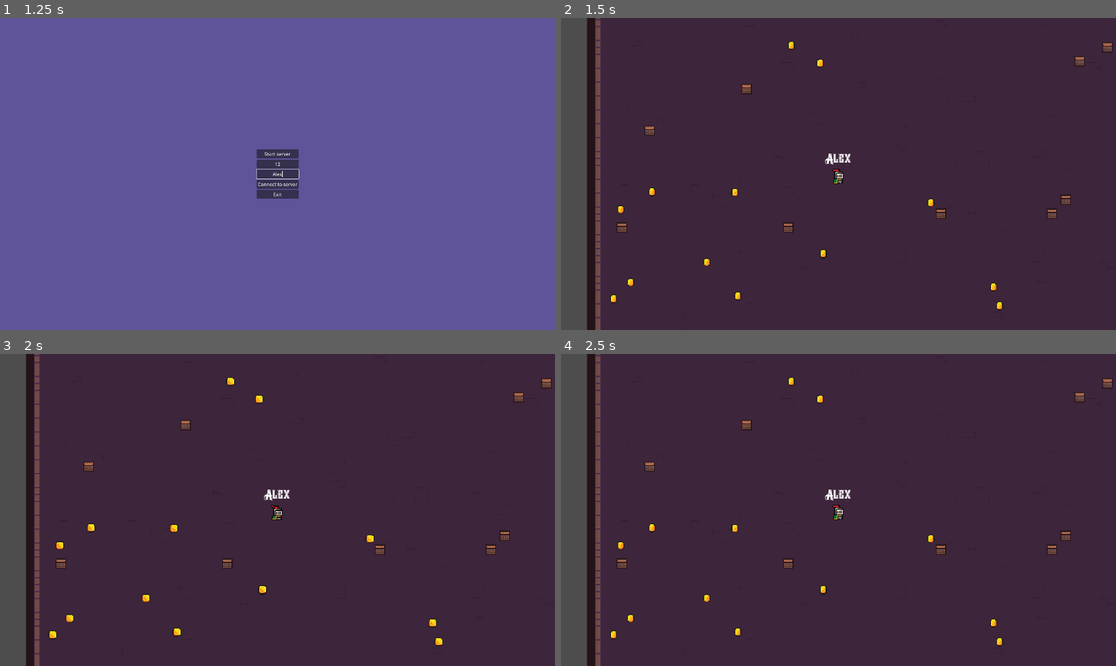
Above: before the commit, frames 1-4 (two rows, left to right).
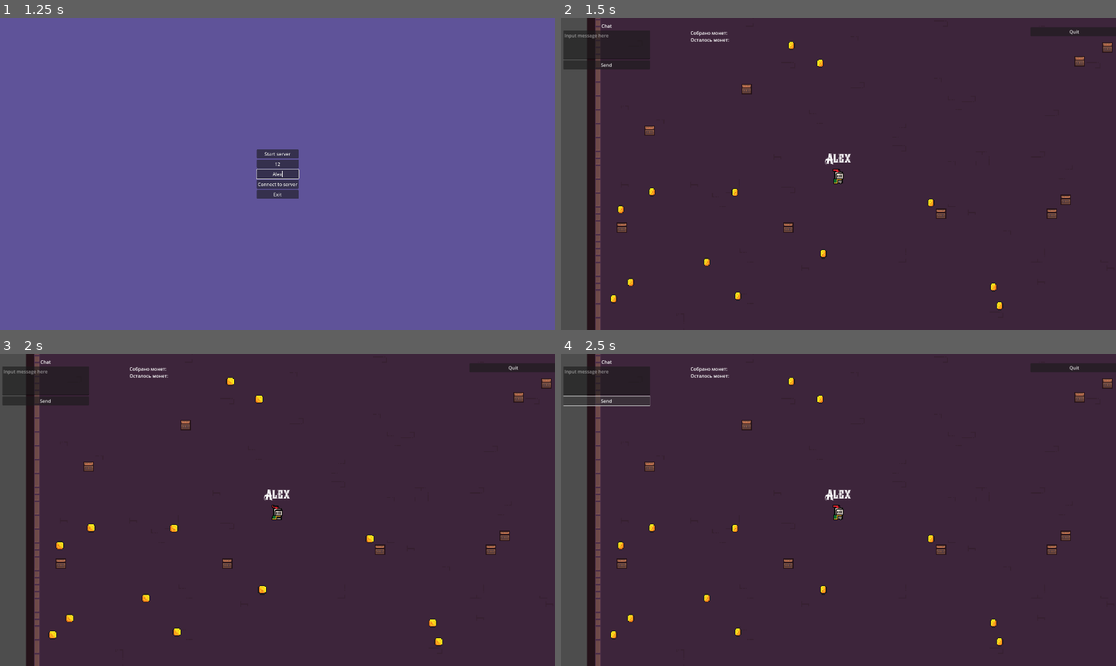
Above: after the commit, the same moments.

Repository: alnikyur/net_sandbox
Game: Godot game, scene res://scenes/ui/main_ui.tscn
The game is run twice, just before and just after one commit, with the same random seed, the same clock (stepped at 60 frames per second) and the same inputs. Sound files missing from this copy of the repository are replaced by a short silence.
Inputs (mouse positions are in pixels of both pictures, inside the frame that each line leads up to):
- Up to frame 1 (1.25 s): click (277, 164) at 0.52 s; type "12" at 0.6 s; click (277, 174) at 0.75 s; type "Alex" at 0.83 s
- Up to frame 2 (1.5 s): click "Start server" at 1.25 s
- Up to frame 3 (2 s): no input
- Up to frame 4 (2.5 s): click (605, 400) at 2 s, where only the run after the commit has a clickable "Send"

Frame 1 is identical in both runs. In frame 2, 0.8% of the frame differs, in the area x 0-94%, y 2-17%; in frame 3, 0.8%; in frame 4, 0.8%.

Commit message:
Feature/coins sync (#2)
Fix coin sync
Add coins counters for each player

Diff:
--- a/scenes/items/coin.gd
+++ b/scenes/items/coin.gd
@@ -5,7 +5,8 @@
 
 var collected: bool = false
 
-signal coin_picked(amount: int)
+signal coin_picked(amount: int, player_id: int, coin_node: NodePath)
+
 
 
 # Called when the node enters the scene tree for the first time.
@@ -20,16 +21,19 @@
 
 func _on_body_entered(body):
 	if body.is_in_group("Player") and not collected:
-		collected = true # Устанавливаем флаг, чтобы предотвратить повторный сбор
-		emit_signal("coin_picked", 1) # Отправляем сигнал
+		collected = true
+		coin_picked.emit(1, body.get_multiplayer_authority(), get_path())
+
+		# Запускаем звук
 		coin_pickup_sound.play()
 
-		# Отключаем коллизию, чтобы игрок не мог снова взаимодействовать
+		# Отключаем коллизии, чтобы игрок не мог снова взаимодействовать
 		set_deferred("monitoring", false)
 		set_deferred("monitorable", false)
 
+		# Скрываем монету, но не удаляем сразу
 		animated_sprite_2d.visible = false
 
-		# Ожидаем завершения звука, но не даём повторно подбирать монету
+		# Ждем завершения звука перед удалением
 		await coin_pickup_sound.finished
 		queue_free()
--- a/scenes/lobby/lobby.gd
+++ b/scenes/lobby/lobby.gd
@@ -3,16 +3,20 @@
 @export var coin_scene: PackedScene
 @export var num_coins: int = 100 # Количество монеток
 @export var field_size: Vector2 = Vector2(1800, 1000) # Размер поля
+
 
 @export var player_scene: PackedScene # Сцена игрока
 @onready var players = {} # Хранит игроков (id → узел игрока)
 @onready var audio_player = $AudioPlayer
 @onready var coin_label = $CanvasLayer/CoinLabel
 @onready var coin_last = $CanvasLayer/CoinLast
-
-
+@onready var player_scores = {}
+@onready var exit_game = $CanvasLayer/ExitGame
+
+var local_coins_collected: int = 0
 var current_index = randf()
 var coins_collected: int = 0
+var server_id = 1
 
 var audio_files = [
 	preload("res://assets/sounds/bit-beats-1-168243.mp3"),
@@ -21,6 +25,8 @@
 ]
 
 func _ready():
+	chat_ui.message_sent.connect(_on_message_sent)
+	print("coin_label:", coin_label, "coin_last:", coin_last)
 	multiplayer.connect("peer_connected", Callable(self, "_on_player_connected"))
 	multiplayer.connect("peer_disconnected", Callable(self, "_on_player_disconnected"))
 	setup_network()
@@ -57,6 +63,7 @@
 	if multiplayer.is_server():
 		print("Игрок подключён с ID:", id)
 		spawn_player(id) # Сначала создаём игрока на сервере
+		player_scores[id] = 0
 
 		# Рассылаем всем остальным клиентам информацию о новом игроке
 		for peer_id in multiplayer.get_peers():
@@ -71,7 +78,20 @@
 			await get_tree().process_frame # Ждём следующий кадр
 			rpc_id(id, "register_player_name", existing_id, players[existing_id].player_name)
 
-
+		# Отправляем все монеты новому игроку
+		for coin in coins:
+			rpc_id(id, "spawn_coin", coin.position)
+
+		# Отправляем текущие счета всем игрокам
+		for peer_id in multiplayer.get_peers():
+			rpc_id(peer_id, "update_player_score", id, player_scores[id])
+
+		# Отправляем новому игроку текущее состояние всех счетов
+		for existing_id in player_scores.keys():
+			rpc_id(id, "update_player_score", existing_id, player_scores[existing_id])
+
+		# Отправляем новому игроку количество оставшихся монет
+		rpc_id(id, "update_coin_count", num_coins)
 
 func _on_player_disconnected(id):
 	print("Игрок отключился с ID: ", id)
@@ -104,9 +124,6 @@
 		else:
 			print("Ошибка: Узел Camera2D не найден или имеет неверный тип")
 
-
-
-
 @rpc("any_peer")
 func register_player_name(id, name):
 	if not players.has(id):
@@ -120,7 +137,6 @@
 		Global.player_name = name
 		print("Локальный игрок обновил своё имя на:", name)
 
-
 func play_next():
 	if current_index < audio_files.size():
 		audio_player.stream = audio_files[current_index] # Устанавливаем следующий аудиофайл
@@ -140,7 +156,6 @@
 	if multiplayer.is_server():
 		# Отправляем клиенту текущий трек и позицию воспроизведения
 		rpc_id(multiplayer.get_remote_sender_id(), "start_music", current_index - 1, audio_player.get_playback_position())
-
 
 func _on_audio_player_finished():
 	play_next()
@@ -152,29 +167,181 @@
 		audio_player.play(playback_position) # Запускаем с указанного момента
 		print("Музыка синхронизирована: Трек", track_index, "Время:", playback_position)
 
+var coins = []
 
 func scatter_coins():
+	if not multiplayer.is_server():
+		return  # Монеты создаются только на сервере
+
 	for i in range(num_coins):
-		# Создаём инстанс монетки
 		var coin = coin_scene.instantiate()
-
-		# Генерируем случайные координаты в пределах поля
 		var random_x = randf() * field_size.x
 		var random_y = randf() * field_size.y
 		coin.position = Vector2(random_x, random_y)
 
+		# 📌 Передаем монету игроку при подборе
 		coin.connect("coin_picked", Callable(self, "_on_coin_picked"))
 
-		# Добавляем монетку в сцену
 		add_child(coin)
-		print("Монетка добавлена на позицию:", coin.position)
-
-func _on_coin_picked(amount: int):
-	coins_collected += amount
-	num_coins -= 1 # Уменьшаем количество оставшихся монет
-	update_coin_labels()
-	print("Монета собрана! Всего монет:", coins_collected, "Осталось:", num_coins)
+		coins.append(coin)
+
+		rpc("spawn_coin", coin.position)
+
+
+@rpc("authority", "reliable")
+func spawn_coin(position: Vector2):
+	if multiplayer.is_server():
+		return  # Сервер не создает монеты повторно
+
+	var coin = coin_scene.instantiate()
+	coin.position = position
+
+	coin.connect("coin_picked", Callable(self, "_on_coin_picked").bind(coin))
+	add_child(coin)
+	coins.append(coin)
+
+#@rpc("any_peer", "reliable")
+#func _on_coin_picked(amount: int, coin_node: NodePath, player_id: int):
+	#print("📩 _on_coin_picked вызвано! ID игрока:", player_id, " Локальный ID:", multiplayer.get_unique_id())
+#
+	## Если монету подобрал ЛОКАЛЬНЫЙ игрок, обновляем его UI
+	#if player_id == multiplayer.get_unique_id():
+		#print("✅ Локальный игрок подобрал монету, обновляем UI...")
+		#local_coins_collected += amount
+		#update_coin_labels()
+#
+	## Сервер обновляет общий счетчик монет и удаляет монету
+	#if multiplayer.is_server():
+		#num_coins -= 1
+		#print("🛠 Сервер уменьшает общее количество монет. Осталось:", num_coins)
+#
+		## Обновляем общий счетчик у всех игроков
+		#update_coin_labels()
+		#rpc("update_coin_count", num_coins)
+		#
+		## Удаляем монету у всех клиентов
+		#rpc("remove_coin", coin_node)
+#
+		## Удаляем монету на сервере
+		#var coin = get_node_or_null(coin_node)
+		#if coin:
+			#coins.erase(coin)
+			#coin.queue_free()
+
+@rpc("any_peer", "reliable")
+func _on_coin_picked(amount: int, player_id: int, coin_node: NodePath):
+	# Только сервер обрабатывает сбор монет
+	if not multiplayer.is_server():
+		return
+
+	print("📩 Монета подобрана! ID игрока:", player_id)
+
+	# Проверяем, есть ли запись для игрока, если нет - создаем
+	if not player_scores.has(player_id):
+		player_scores[player_id] = 0
+
+	# Обновляем счет игрока
+	player_scores[player_id] += amount
+	print("✅ Новый счет игрока", player_id, ":", player_scores[player_id])
+
+	# Уменьшаем общий счетчик монет
+	num_coins -= 1
+	print("🛠 Осталось монет:", num_coins)
+
+	# Обновляем всех клиентов
+	rpc("update_player_score", player_id, player_scores[player_id])
+	rpc("update_coin_count", num_coins)
+
+	# Обновляем UI на сервере
+	_update_local_ui()
+
+	# Удаляем монету у всех клиентов
+	rpc("remove_coin", coin_node)
+
+	# Удаляем монету на сервере
+	var coin = get_node_or_null(coin_node)
+	if coin:
+		coins.erase(coin)
+		coin.queue_free()
+
+@rpc("authority", "reliable")
+func remove_coin(coin_node: NodePath):
+	var coin = get_node_or_null(coin_node)
+	if coin:
+		coins.erase(coin)
+		coin.queue_free()
 
 func update_coin_labels():
-	coin_label.text = "Монеты: " + str(coins_collected)
-	coin_last.text = "Осталось монет: " + str(num_coins)
+	print("🔄 Обновление UI: Собрано монет:", local_coins_collected, "Осталось:", num_coins)
+	coin_label.text = "Собрано монет: " + str(local_coins_collected)  # У каждого игрока свой счет
+	coin_last.text = "Осталось монет: " + str(num_coins)  # Общий счетчик
+
+
+@rpc("authority", "reliable")
+func update_player_score(id: int, score: int):
+	if players.has(id):
+		player_scores[id] = score
+		print("🔄 Счет игрока ID:", id, " → ", score)
+
+		# Если это локальный игрок (клиент), обновляем UI
+		if id == multiplayer.get_unique_id():
+			_update_local_ui()
+
+
+
+
+@rpc("authority", "reliable")
+func update_coin_count(count: int):
+	num_coins = count
+	print("🔄 Обновление общего количества монет:", num_coins)
+
+	# Гарантируем обновление UI на клиенте и сервере
+	_update_local_ui()
+
+
+
+
+func _update_local_ui():
+	# Если сервер — обновляем UI напрямую
+	if multiplayer.is_server():
+		print("🔄 Обновление UI на сервере")
+		var server_score = player_scores.get(multiplayer.get_unique_id(), 0)
+		coin_label.text = "Собрано монет: " + str(server_score)
+		coin_last.text = "Осталось монет: " + str(num_coins)
+
+	# Если клиент — обновляем UI только для локального игрока
+	elif multiplayer.get_unique_id() in player_scores:
+		var client_score = player_scores[multiplayer.get_unique_id()]
+		coin_label.text = "Собрано монет: " + str(client_score)
+		coin_last.text = "Осталось монет: " + str(num_coins)
+
+
+
+
+@onready var chat_ui = $ChatUI
+
+@rpc("any_peer", "reliable")
+func send_chat_message(player_id: int, message: String):
+	if players.has(player_id):
+		var player_name = players[player_id].player_name
+		chat_ui.add_message(player_name, message)  # Добавляем сообщение в локальный чат только один раз
+
+		# Проверяем, чтобы сервер не пересылал сообщение дважды
+		if not multiplayer.is_server():
+			return  # Если клиент уже получил сообщение, остановить
+
+		# Если сервер, рассылаем сообщение всем клиентам
+		rpc("send_chat_message", player_id, message)
+
+
+func _on_message_sent(message: String):
+	var player_id = multiplayer.get_unique_id()
+	if multiplayer.is_server():
+		# Если это сервер, сразу обрабатываем сообщение
+		send_chat_message(player_id, message)
+	else:
+		# Если это клиент, отправляем сообщение серверу
+		rpc_id(1, "send_chat_message", player_id, message)
+
+func _on_exit_game_pressed():
+	get_tree().quit()
--- a/scenes/lobby/lobby.tscn
+++ b/scenes/lobby/lobby.tscn
@@ -6,6 +6,7 @@
 [ext_resource type="PackedScene" uid="uid://ersllfnch0in" path="res://scenes/items/coin.tscn" id="2_q5v82"]
 [ext_resource type="Texture2D" uid="uid://cjluun41m0atl" path="res://assets/tileset/Dungeon_Tileset.png" id="4_lc3sa"]
 [ext_resource type="AudioStream" uid="uid://ck2rlgxg43xya" path="res://assets/sounds/bit-beats-1-168243.mp3" id="5_dr1s3"]
+[ext_resource type="Script" path="res://scenes/ui/ChatUI.gd" id="7_g7usg"]
 
 [sub_resource type="TileSetAtlasSource" id="TileSetAtlasSource_ax6h7"]
 texture = ExtResource("1_suqbc")
@@ -1330,6 +1331,35 @@
 coin_scene = ExtResource("2_q5v82")
 player_scene = ExtResource("2_bykhq")
 
+[node name="ChatUI" type="CanvasLayer" parent="."]
+script = ExtResource("7_g7usg")
+
+[node name="VBoxContainer" type="VBoxContainer" parent="ChatUI"]
+clip_contents = true
+custom_minimum_size = Vector2(300, 200)
+offset_left = 8.0
+offset_top = 16.0
+offset_right = 136.0
+offset_bottom = 136.0
+
+[node name="ChatLabel" type="Label" parent="ChatUI/VBoxContainer"]
+layout_mode = 2
+text = "Chat"
+horizontal_alignment = 1
+autowrap_mode = 1
+
+[node name="ChatInput" type="TextEdit" parent="ChatUI/VBoxContainer"]
+custom_minimum_size = Vector2(0, 100)
+layout_mode = 2
+placeholder_text = "Input message here"
+scroll_smooth = true
+scroll_fit_content_height = true
+caret_blink = true
+
+[node name="SendButton" type="Button" parent="ChatUI/VBoxContainer"]
+layout_mode = 2
+text = "Send"
+
 [node name="TileMap" type="TileMap" parent="."]
 texture_filter = 1
 position = Vector2(104, 32)
@@ -1346,15 +1376,26 @@
 [node name="CanvasLayer" type="CanvasLayer" parent="."]
 
 [node name="CoinLabel" type="Label" parent="CanvasLayer"]
-offset_left = 64.0
+offset_left = 448.0
+offset_top = 40.0
+offset_right = 480.0
+offset_bottom = 64.0
+text = "Собрано монет:"
+
+[node name="CoinLast" type="Label" parent="CanvasLayer"]
+offset_left = 448.0
 offset_top = 64.0
-offset_right = 96.0
+offset_right = 582.0
 offset_bottom = 88.0
-
-[node name="CoinLast" type="Label" parent="CanvasLayer"]
-offset_left = 256.0
-offset_top = 64.0
-offset_right = 288.0
-offset_bottom = 88.0
-
+text = "Осталось монет:"
+
+[node name="ExitGame" type="Button" parent="CanvasLayer"]
+offset_left = 1624.0
+offset_top = 32.0
+offset_right = 1928.0
+offset_bottom = 63.0
+text = "Quit"
+
+[connection signal="pressed" from="ChatUI/VBoxContainer/SendButton" to="ChatUI" method="_on_send_button_pressed"]
 [connection signal="finished" from="AudioPlayer" to="." method="_on_audio_player_finished"]
+[connection signal="pressed" from="CanvasLayer/ExitGame" to="." method="_on_exit_game_pressed"]
--- a/scenes/player/player.gd
+++ b/scenes/player/player.gd
@@ -4,6 +4,11 @@
 @onready var name_label = $NameLabel # Узел для отображения имени
 
 var player_name: String = "Player"
+
+@export var player_id: int
+@onready var coin_label = $CanvasLayer/CoinLabel
+
+var coins_collected: int = 0  # Личный счетчик монет
 
 @rpc("any_peer")
 func set_player_name(new_name: String):
@@ -54,3 +59,13 @@
 
 		# Рассылаем состояние другим клиентам
 		rpc("update_state", $AnimatedSprite2D.animation, $AnimatedSprite2D.flip_h, position)
+
+
+func collect_coin(amount: int):
+	coins_collected += amount
+	print("✅ Игрок", player_id, "подобрал монету! Счетчик:", coins_collected)
+	update_coin_label()
+
+func update_coin_label():
+	if coin_label:
+		coin_label.text = "Собрано монет: " + str(coins_collected)
--- a/scenes/player/player.tscn
+++ b/scenes/player/player.tscn
@@ -247,3 +247,9 @@
 theme_override_font_sizes/font_size = 15
 text = "Maestro"
 horizontal_alignment = 1
+
+[node name="CanvasLayer" type="CanvasLayer" parent="."]
+
+[node name="CoinLabel" type="Label" parent="CanvasLayer"]
+offset_right = 40.0
+offset_bottom = 23.0
--- /dev/null
+++ b/scenes/ui/ChatUI.gd
@@ -0,0 +1,32 @@
+extends CanvasLayer
+
+@onready var chat_label = $VBoxContainer/ChatLabel
+@onready var chat_input = $VBoxContainer/ChatInput
+@onready var send_button = $VBoxContainer/SendButton
+
+signal message_sent(message: String)
+
+func _ready():
+	send_button.pressed.connect(_on_send_button_pressed)
+
+func _unhandled_key_input(event):
+	if event is InputEventKey and event.pressed and event.keycode == KEY_ENTER:
+		if chat_input.has_focus():  # Проверяем, активен ли чат
+			_on_send_button_pressed()
+			get_viewport().set_input_as_handled()  # Предотвращаем дублирование ввода
+
+func add_message(player_name: String, message: String):
+	chat_label.text += player_name + ": " + message + "\n"
+
+	# Ограничиваем количество строк в UI, чтобы чат не "уходил"
+	var max_lines = 10
+	var lines = chat_label.text.split("\n")
+	if lines.size() > max_lines:
+		chat_label.text = "\n".join(lines.slice(lines.size() - max_lines, lines.size()))
+
+
+func _on_send_button_pressed():
+	var text = chat_input.text.strip_edges()
+	if text != "":
+		emit_signal("message_sent", text)
+		chat_input.text = ""  # Очистка после отправки
Not shown: 1 places in scenes/lobby/lobby.tscn that only renumber resources
